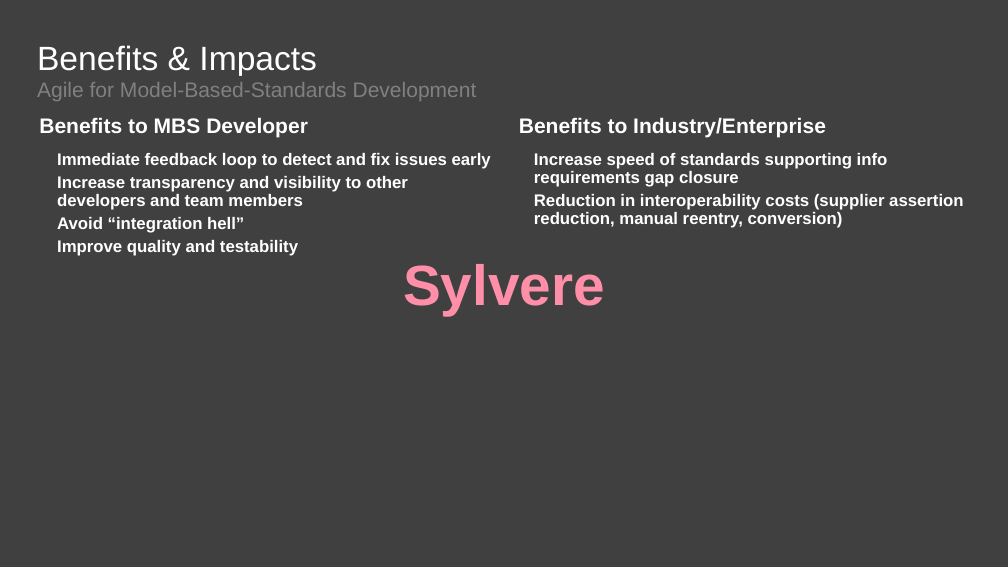
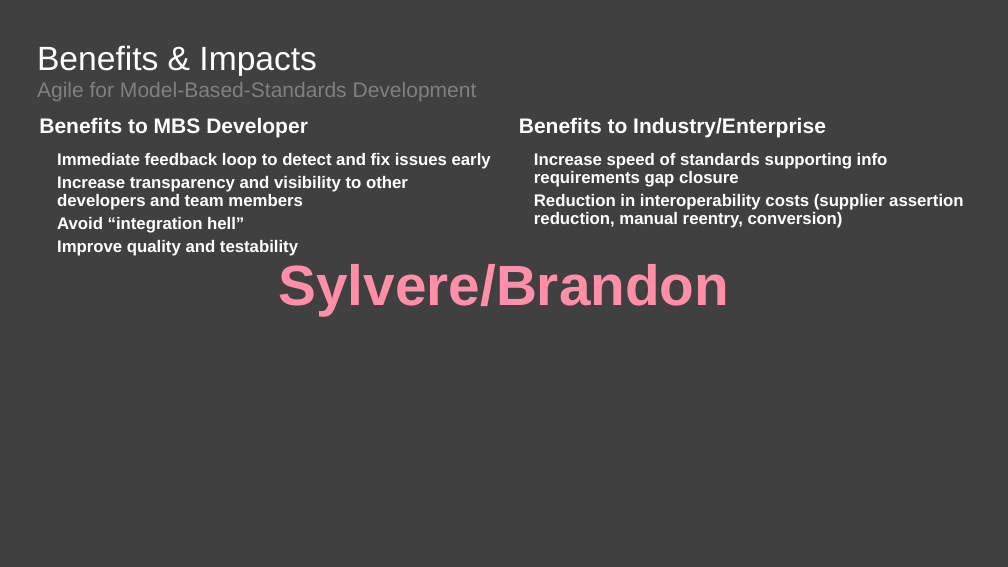
Before and after one commit to agile4mbsd/papers, a slide deck: slide 10 of 01 - Agile for Model-Based Standards Development/D - Presentations/PDES.Presentation.pptx. Drawn at 1008x567 pixels with LibreOffice and Linux fonts; fonts in the diff are those of the drawing; background and template pictures are left out. Boxes give left, top, right and bottom in pixels: in the first picture for what was removed or moved away, otherwise in the second. Text is boxed around its words. In the diff, an @@ line names an element or a change of style, - is before the commit and + after.

```diff
--- a/01 - Agile for Model-Based Standards Development/D - Presentations/PDES.Presentation.pptx
+++ b/01 - Agile for Model-Based Standards Development/D - Presentations/PDES.Presentation.pptx
@@ text at [279, 264, 729, 316]: text changed @@
-Sylvere
+Sylvere/Brandon
```
Also in this commit, not shown: 8 other slides changed.
